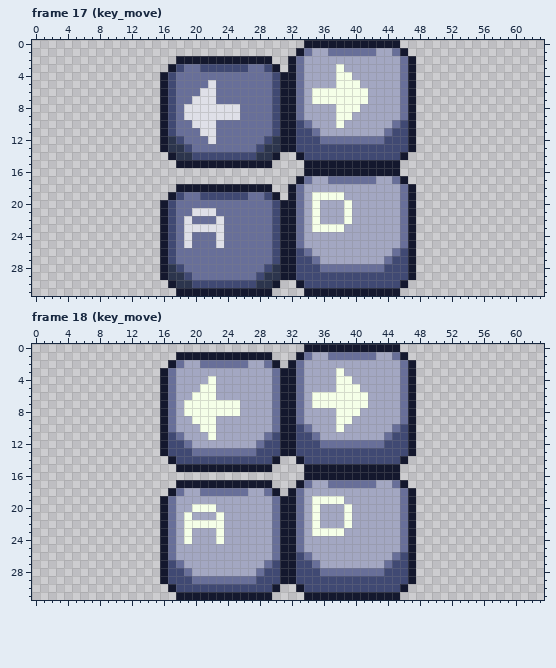
Edited in one commit: pixel-art file (saraqael/assets/ases/all_btn.ase). The picture above is the old version.
64x32 pixels, 58 frames. Shown: frame 17 (key_move), frame 18 (key_move). The commit also changed other frames, which this record leaves out.
New version:
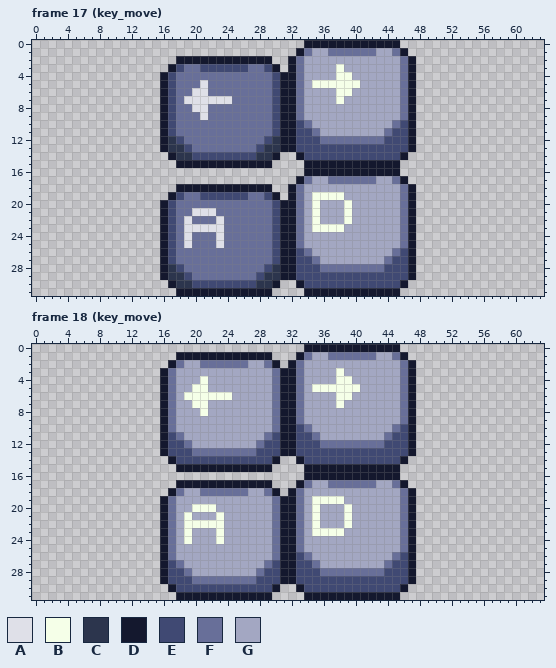
Palette (. is transparent): A #dfe0e8  B #f5ffe8  C #2c354d  D #14182e  E #404973  F #686f99  G #a3a7c2
Diff:
Frame 17 (key_move):
y 5: x 21..22 FA -> AF; x 35..37 GGG -> BBB
y 6: x 20 F -> A; x 22 A -> F; x 35..37 BBB -> GGG; x 40..41 BB -> GG
y 7: x 19 F -> A; x 23..24 FF -> AA; x 35..37 BBB -> GGG; x 39..41 BBB -> GGG
y 8: x 19 A -> F; x 22..25 AAAA -> FFFF; x 38..40 BBB -> GGG
y 9: x 19..20 AA -> FF; x 22..25 AAAA -> FFFF; x 38..39 BB -> GG
y 10: x 20..22 AAA -> FFF; x 38 B -> G
y 11: x 21..22 AA -> FF
y 12: x 22 A -> F
Frame 18 (key_move):
y 4: x 21..22 GB -> BG
y 5: x 20 G -> B; x 22 B -> G; x 35..37 GGG -> BBB
y 6: x 19 G -> B; x 23..24 GG -> BB; x 35..37 BBB -> GGG; x 40..41 BB -> GG
y 7: x 19 B -> G; x 22..25 BBBB -> GGGG; x 35..37 BBB -> GGG; x 39..41 BBB -> GGG
y 8: x 19..20 BB -> GG; x 22..25 BBBB -> GGGG; x 38..40 BBB -> GGG
y 9: x 20..22 BBB -> GGG; x 38..39 BB -> GG
y 10: x 21..22 BB -> GG; x 38 B -> G
y 11: x 22 B -> G
Changed places in both pictures, as pixel boxes (x1, y1, x2, y2):
changed: (184, 80, 240, 144)
changed: (312, 80, 368, 128)
changed: (184, 376, 240, 440)
changed: (312, 384, 368, 432)
